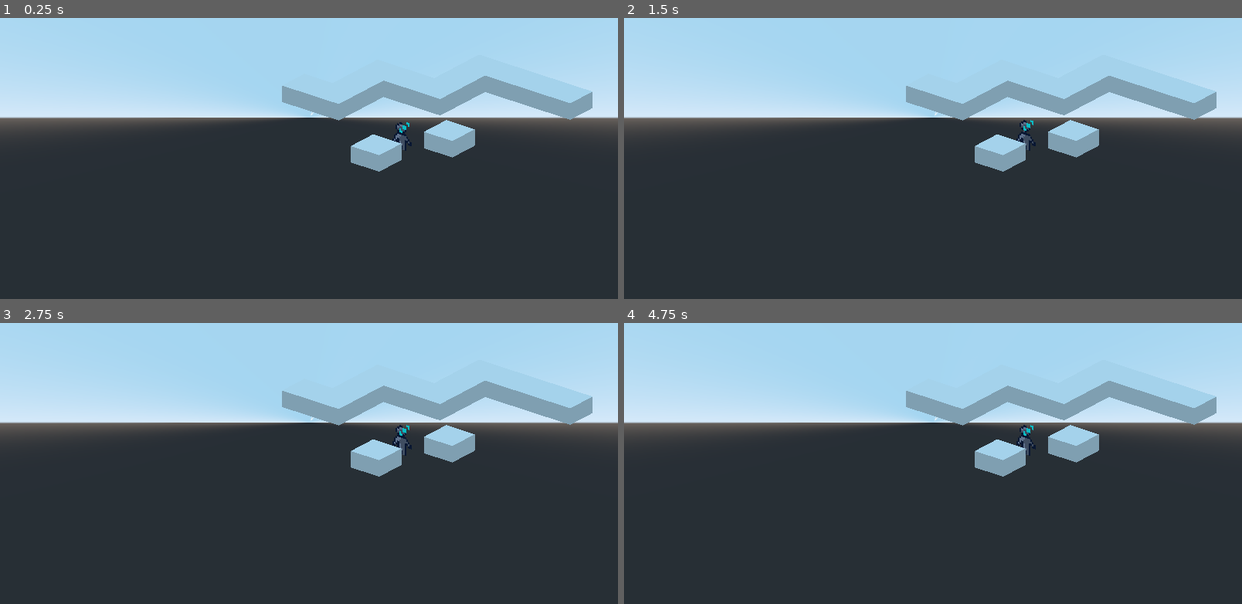
Above: before the commit, frames 1-4 (two rows, left to right).
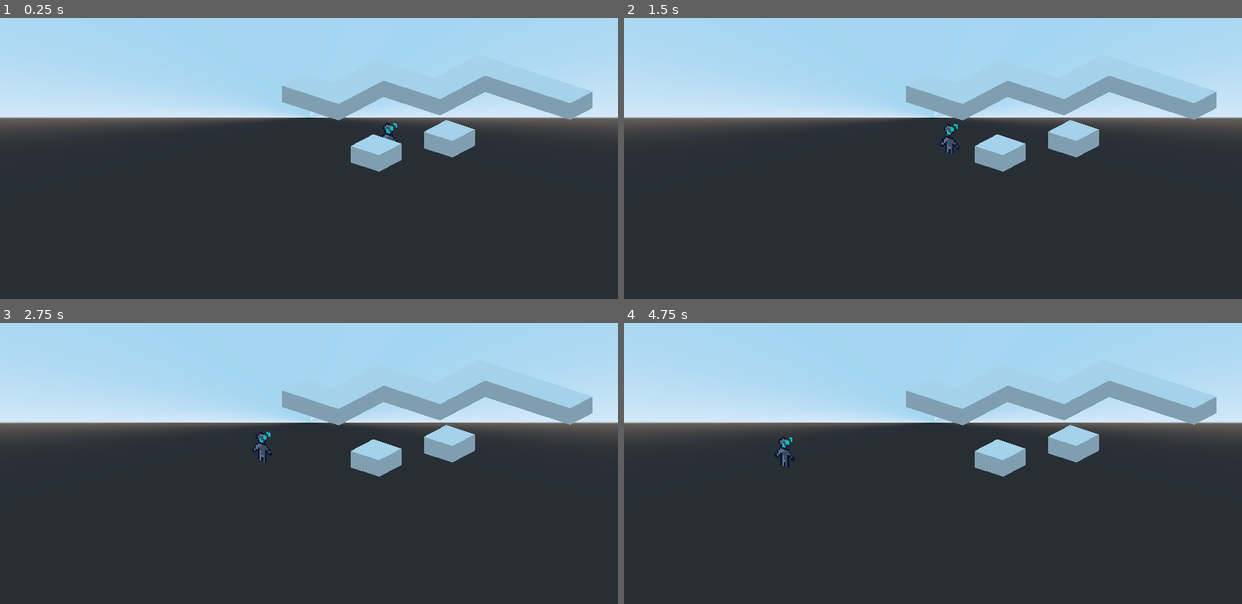
Above: after the commit, the same moments.

Repository: RubrBand/split
Game: Godot game, scene res://Scenes/Main.tscn
Same seed, same stepped clock (60 frames per second), same inputs: the game is played once before the commit and once after it.
Inputs:
- Up to frame 1 (0.25 s): no input
- Up to frame 2 (1.5 s): tap Enter at 0.5 s; hold D (game_right, bound only after the commit) 0.53-1.28 s; hold S (game_down, bound only after the commit) from 1.28 s (still down)
- Up to frame 3 (2.75 s): release S (game_down, bound only after the commit) at 2.03 s; hold D (game_right, bound only after the commit) from 2.03 s (still down)
- Up to frame 4 (4.75 s): release D (game_right, bound only after the commit) at 2.78 s; hold W (game_up, bound only after the commit) 2.78-3.53 s; hold A (game_left, bound only after the commit) from 3.53 s (still down)

The runs differ from the first frame. In frame 1, 0.2% of the frame differs, in the area x 61-67%, y 37-48%; in frame 2, 0.3%; in frame 3, 0.4%; in frame 4, 0.4%, in the area x 24-67%, y 36-52%.

Commit message:
bug push + movement

Diff:
--- a/Scenes/Main.tscn
+++ b/Scenes/Main.tscn
@@ -10,7 +10,7 @@
 cell_size = Vector3( 1, 1, 1 )
 cell_center_y = false
 data = {
-"cells": PoolIntArray( 65535, 1, 0, 0, 65531, 0, 1, 65531, 0, 65534, 65531, 0, 65535, 65531, 0, 65534, 65532, 0, 65532, 65533, -1073741824, 65533, 65533, 0, 65534, 65533, 536870912, 65532, 65534, 536870912, 0, 65535, -1610612736, 65531, 65535, 0, 65532, 65535, -1610612736 )
+"cells": PoolIntArray( 65535, 1, 0, 0, 65531, 0, 1, 65531, -1610612736, 65534, 65531, 0, 65535, 65531, 536870912, 65534, 65532, 0, 65532, 65533, 0, 65533, 65533, 0, 65534, 65533, 0, 65532, 65534, 0, 0, 65535, 0, 65531, 65535, -1073741824, 65532, 65535, 0 )
 }
 __meta__ = {
 "_editor_clip_": 0
--- a/Scenes/Player.tscn
+++ b/Scenes/Player.tscn
@@ -1,7 +1,9 @@
-[gd_scene load_steps=2 format=2]
+[gd_scene load_steps=3 format=2]
 
 [ext_resource path="res://Textures/playertexture.tres" type="Texture" id=1]
+[ext_resource path="res://Scripts/Player.gd" type="Script" id=2]
 
 [node name="Player" type="Sprite3D"]
 pixel_size = 0.0625
 texture = ExtResource( 1 )
+script = ExtResource( 2 )
--- /dev/null
+++ b/Scripts/Player.gd
@@ -0,0 +1,35 @@
+extends Sprite3D
+
+
+# Declare member variables here. Examples:
+# var a = 2
+# var b = "text"
+var goto : Vector2
+var movedist = 1
+var speed = 1
+
+func _input(event):
+	if event.is_action_pressed("game_up"):
+		if (goto == Vector2(translation.x,translation.z)):
+			goto += Vector2(0,1)
+	if event.is_action_pressed("game_down"):
+		if (goto == Vector2(translation.x,translation.z)):
+			goto += Vector2(0,-1)
+	if event.is_action_pressed("game_left"):
+		if (goto == Vector2(translation.x,translation.z)):
+			goto += Vector2(-1,0)
+	if event.is_action_pressed("game_right"):
+		if (goto == Vector2(translation.x,translation.z)):
+			goto += Vector2(1,0)
+
+# Called when the node enters the scene tree for the first time.
+func _ready():
+	pass # Replace with function body.
+
+func _process(delta):
+	if (goto!=Vector2(translation.x,translation.z)):
+		translate(Vector3(sign(translation.x-goto.x),0,sign(translation.z-goto.y))*speed*delta)
+
+# Called every frame. 'delta' is the elapsed time since the previous frame.
+#func _process(delta):
+#	pass
--- a/project.godot
+++ b/project.godot
@@ -19,6 +19,44 @@
 run/main_scene="res://Scenes/Main.tscn"
 config/icon="res://icon.png"
 
+[input]
+
+game_up={
+"deadzone": 0.5,
+"events": [ Object(InputEventKey,"resource_local_to_scene":false,"resource_name":"","device":0,"alt":false,"shift":false,"control":false,"meta":false,"command":false,"pressed":false,"scancode":87,"unicode":0,"echo":false,"script":null)
+ ]
+}
+game_down={
+"deadzone": 0.5,
+"events": [ Object(InputEventKey,"resource_local_to_scene":false,"resource_name":"","device":0,"alt":false,"shift":false,"control":false,"meta":false,"command":false,"pressed":false,"scancode":83,"unicode":0,"echo":false,"script":null)
+ ]
+}
+game_left={
+"deadzone": 0.5,
+"events": [ Object(InputEventKey,"resource_local_to_scene":false,"resource_name":"","device":0,"alt":false,"shift":false,"control":false,"meta":false,"command":false,"pressed":false,"scancode":65,"unicode":0,"echo":false,"script":null)
+ ]
+}
+game_right={
+"deadzone": 0.5,
+"events": [ Object(InputEventKey,"resource_local_to_scene":false,"resource_name":"","device":0,"alt":false,"shift":false,"control":false,"meta":false,"command":false,"pressed":false,"scancode":68,"unicode":0,"echo":false,"script":null)
+ ]
+}
+game_split={
+"deadzone": 0.5,
+"events": [ Object(InputEventKey,"resource_local_to_scene":false,"resource_name":"","device":0,"alt":false,"shift":false,"control":false,"meta":false,"command":false,"pressed":false,"scancode":32,"unicode":0,"echo":false,"script":null)
+ ]
+}
+game_select_p1={
+"deadzone": 0.5,
+"events": [ Object(InputEventKey,"resource_local_to_scene":false,"resource_name":"","device":0,"alt":false,"shift":false,"control":false,"meta":false,"command":false,"pressed":false,"scancode":81,"unicode":0,"echo":false,"script":null)
+ ]
+}
+game_select_p2={
+"deadzone": 0.5,
+"events": [ Object(InputEventKey,"resource_local_to_scene":false,"resource_name":"","device":0,"alt":false,"shift":false,"control":false,"meta":false,"command":false,"pressed":false,"scancode":69,"unicode":0,"echo":false,"script":null)
+ ]
+}
+
 [rendering]
 
 environment/default_environment="res://default_env.tres"
Not shown, added: sprites/player/greenidle/greenidle0.png.import
Not shown, added: sprites/player/greenidle/greenidle1.png.import
Not shown, added: sprites/player/greenidle/greenidle2.png.import
Not shown, added: sprites/player/greenidle/greenidle3.png.import
Not shown, added: sprites/player/pinkidle/pinkidle0.png.import
Not shown, added: sprites/player/pinkidle/pinkidle1.png.import
Not shown, added: sprites/player/pinkidle/pinkidle2.png.import
Not shown, added: sprites/player/pinkidle/pinkidle3.png.import
